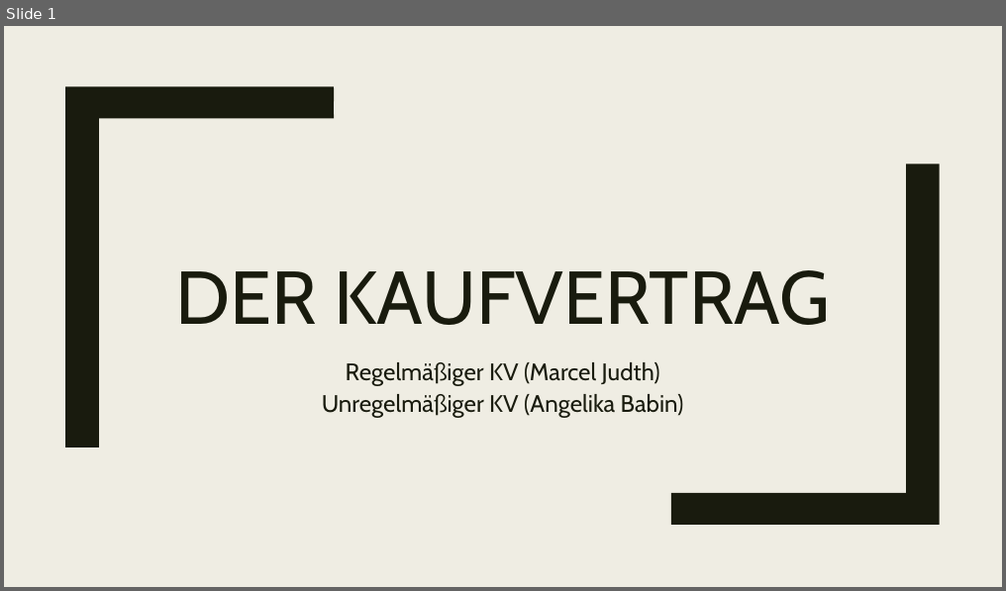
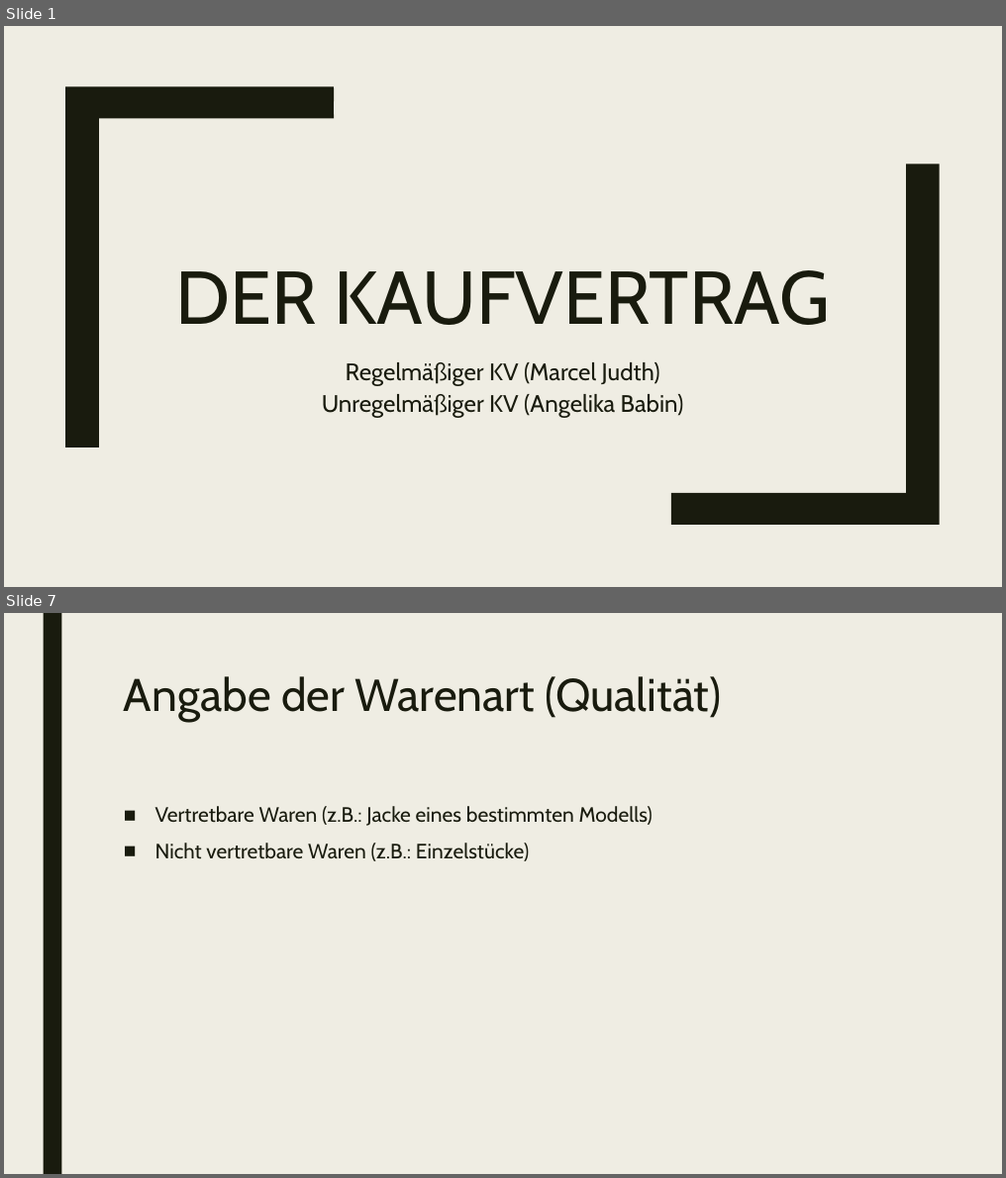
Before and after one commit to Judth34/Schule, a slide deck: 5.AHIFS/BWM2/Kaufvertrag_Referat.pptx. Shown one above the other, each under a label of ours: slide 1 before the commit, slides 1 and 7 after it; the slides between them are not shown. The pictures are 1006x591 and 1006x1178 pixels, drawn with LibreOffice and Linux fonts; fonts in the diff are those of the drawing. Boxes give left, top, right and bottom in pixels: in the first picture for what was removed or moved away, otherwise in the second. Text is boxed around its words. In the diff, an @@ line names an element or a change of style, - is before the commit and + after.

```diff
--- a/5.AHIFS/BWM2/Kaufvertrag_Referat.pptx
+++ b/5.AHIFS/BWM2/Kaufvertrag_Referat.pptx
@@ slide 7 added at (x1=4, y1=613, x2=1002, y2=1174), background #EFEDE3 @@
@@ rectangle added at (x1=43, y1=613, x2=61, y2=1174), fill #191B0E @@
@@ title added at (x1=124, y1=676, x2=721, y2=722), 44 pt, text #191B0E @@
+Angabe der Warenart (Qualität)
@@ text added at (x1=155, y1=806, x2=652, y2=861), 20 pt, text #191B0E @@
+■ Vertretbare Waren (z.B.: Jacke eines bestimmten Modells)
+■ Nicht vertretbare Waren (z.B.: Einzelstücke)
```
Also in this commit, not shown: 19 other slides added, 2 slides removed, 8 other files.
